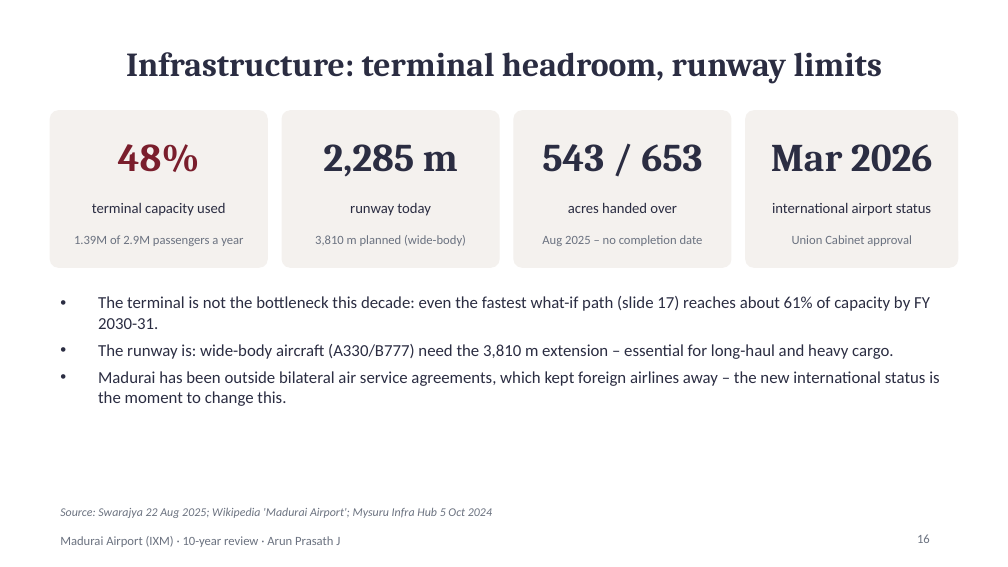
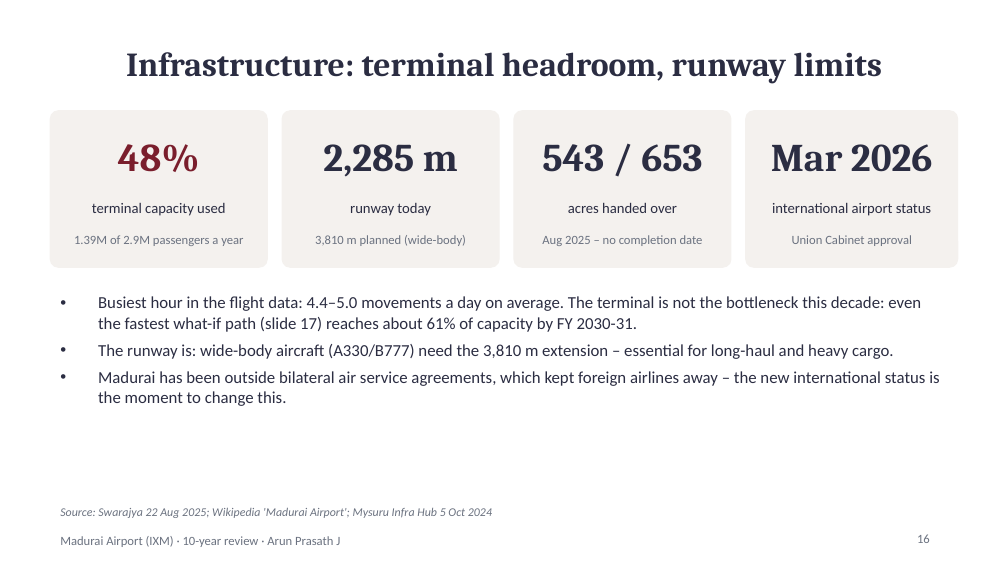
Before and after one commit to jarunprasath/madurai-airport-tracker, a slide deck: slide 16 of reports/IXM_10_year_review.pptx. Drawn at 1008x567 pixels with LibreOffice and Linux fonts; fonts in the diff are those of the drawing. Boxes give left, top, right and bottom in pixels: in the first picture for what was removed or moved away, otherwise in the second. Text is boxed around its words. In the diff, an @@ line names an element or a change of style, - is before the commit and + after.

```diff
--- a/reports/IXM_10_year_review.pptx
+++ b/reports/IXM_10_year_review.pptx
@@ text at [98, 296, 921, 332]: text changed @@
-• The terminal is not the bottleneck this decade: even the fastest what-if path (slide 17) reaches about 61% of capacity by FY 2030-31.
+• Busiest hour in the flight data: 4.4–5.0 movements a day on average. The terminal is not the bottleneck this decade: even the fastest what-if path (slide 17) reaches about 61% of capacity by FY 2030-31.
```
Also in this commit, not shown: 10 other slides changed, 3 other files.
